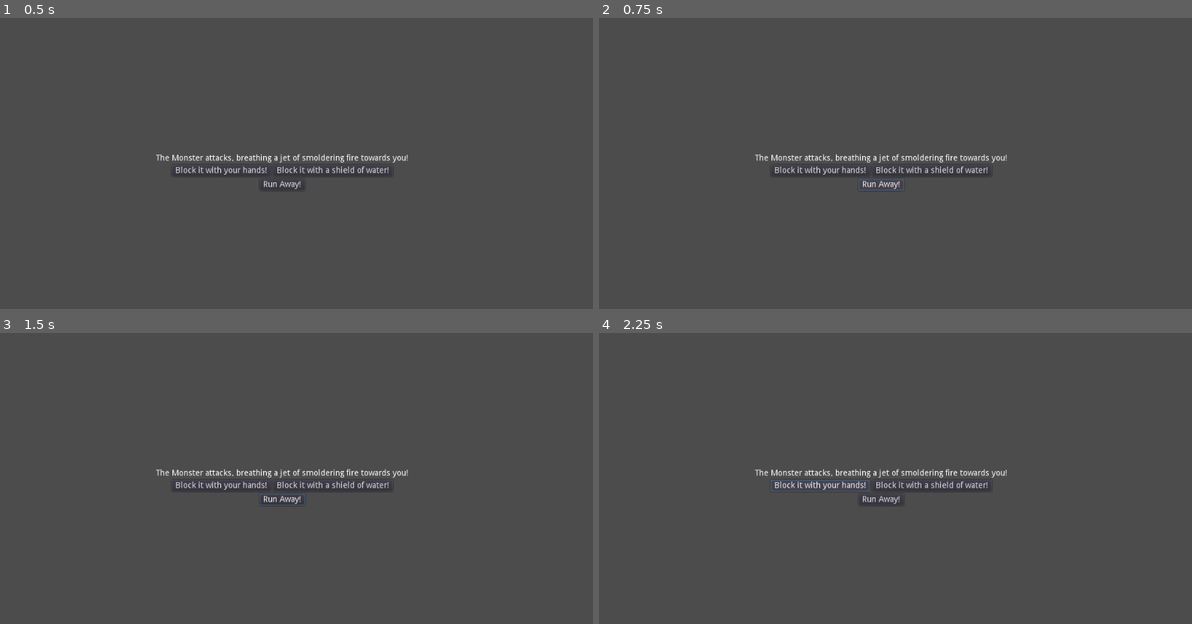
Above: before the commit, frames 1-4 (two rows, left to right).
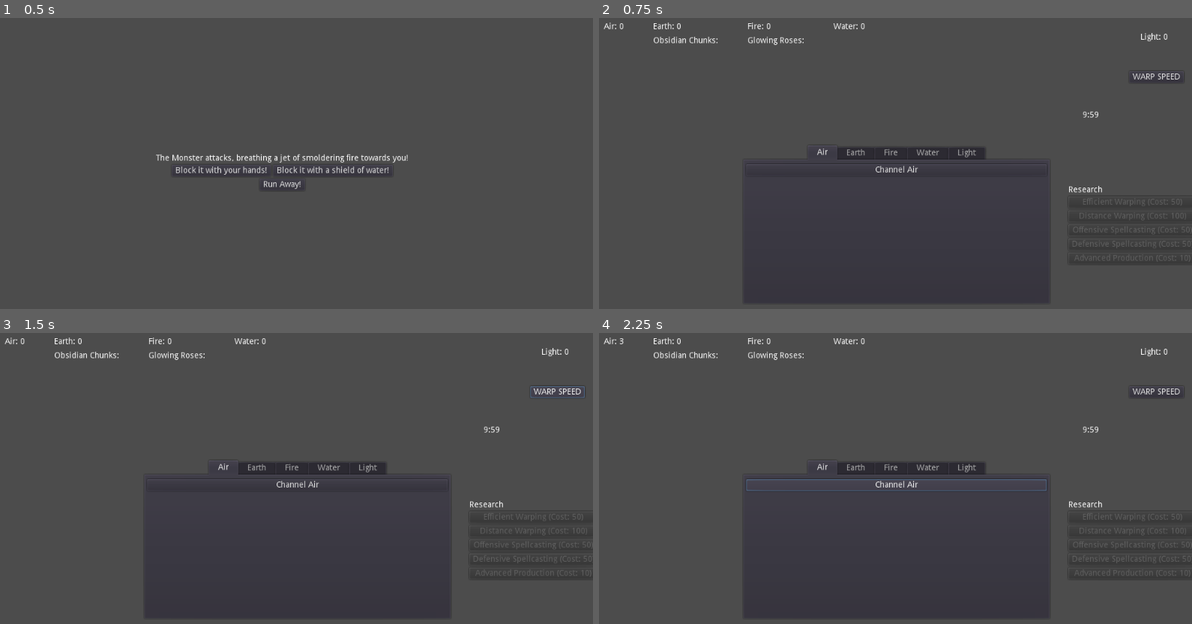
Above: after the commit, the same moments.

Repository: Kevin-Mortimer-19/Spellwarp
Game: Godot game, scene res://Scenes/MonsterFight.tscn
The game is run twice, just before and just after one commit, with the same random seed, the same clock (stepped at 60 frames per second) and the same inputs. This scene is started directly instead of the project's main scene.
Inputs (mouse positions are in pixels of both pictures, inside the frame that each line leads up to):
- Up to frame 1 (0.5 s): no input
- Up to frame 2 (0.75 s): click "Run Away!" at 0.5 s
- Up to frame 3 (1.5 s): click (557, 391) at 1.25 s, where only the run after the commit has a clickable "WARP SPEED"
- Up to frame 4 (2.25 s): click (818, 484) at 2 s, where only the run before the commit has a clickable "Block it with your hands!"

Frame 1 is identical in both runs. In frame 2, 2.6% of the frame differs, in the area x 0-98%, y 1-61%; in frame 3, 2.6%; in frame 4, 2.7%.

Commit message:
research menu and misc changes

Diff:
--- a/Scenes/Control.tscn
+++ b/Scenes/Dimension.tscn
@@ -1,14 +1,74 @@
-[gd_scene load_steps=5 format=2]
+[gd_scene load_steps=6 format=2]
 
 [ext_resource path="res://Scripts/ResourceController.gd" type="Script" id=1]
 [ext_resource path="res://Scripts/TimeLimit.gd" type="Script" id=2]
 [ext_resource path="res://Scripts/BigScript.gd" type="Script" id=3]
 [ext_resource path="res://Scripts/PassiveController.gd" type="Script" id=4]
+[ext_resource path="res://Scripts/ResearchTree.gd" type="Script" id=5]
 
 [node name="Control" type="Control"]
 anchor_right = 1.0
 anchor_bottom = 1.0
 script = ExtResource( 3 )
+
+[node name="Research" type="VBoxContainer" parent="."]
+margin_left = 812.634
+margin_top = 253.425
+margin_right = 870.634
+margin_bottom = 519.425
+alignment = 1
+script = ExtResource( 5 )
+
+[node name="Title" type="Label" parent="Research"]
+margin_top = 17.0
+margin_right = 58.0
+margin_bottom = 31.0
+text = "Research"
+
+[node name="Warp1" type="Button" parent="Research"]
+margin_top = 35.0
+margin_right = 58.0
+margin_bottom = 55.0
+
+[node name="Warp2" type="Button" parent="Research"]
+margin_top = 59.0
+margin_right = 58.0
+margin_bottom = 79.0
+
+[node name="Warp3" type="Button" parent="Research"]
+margin_top = 83.0
+margin_right = 58.0
+margin_bottom = 103.0
+
+[node name="Spell1" type="Button" parent="Research"]
+margin_top = 107.0
+margin_right = 58.0
+margin_bottom = 127.0
+
+[node name="Spell2" type="Button" parent="Research"]
+margin_top = 131.0
+margin_right = 58.0
+margin_bottom = 151.0
+
+[node name="Spell3" type="Button" parent="Research"]
+margin_top = 155.0
+margin_right = 58.0
+margin_bottom = 175.0
+
+[node name="Production1" type="Button" parent="Research"]
+margin_top = 179.0
+margin_right = 58.0
+margin_bottom = 199.0
+
+[node name="Production2" type="Button" parent="Research"]
+margin_top = 203.0
+margin_right = 58.0
+margin_bottom = 223.0
+
+[node name="Production3" type="Button" parent="Research"]
+margin_top = 227.0
+margin_right = 58.0
+margin_bottom = 247.0
 
 [node name="Elements" type="HBoxContainer" parent="."]
 anchor_right = 1.0
@@ -326,6 +386,15 @@
 margin_right = 955.0
 margin_bottom = 257.0
 
+[connection signal="pressed" from="Research/Warp1" to="Research" method="_on_warp1_pressed"]
+[connection signal="pressed" from="Research/Warp2" to="Research" method="_on_warp2_pressed"]
+[connection signal="pressed" from="Research/Warp3" to="Research" method="_on_warp3_pressed"]
+[connection signal="pressed" from="Research/Spell1" to="Research" method="_on_spell1_pressed"]
+[connection signal="pressed" from="Research/Spell2" to="Research" method="_on_spell2_pressed"]
+[connection signal="pressed" from="Research/Spell3" to="Research" method="_on_spell3_pressed"]
+[connection signal="pressed" from="Research/Production1" to="Research" method="_on_prod1_pressed"]
+[connection signal="pressed" from="Research/Production2" to="Research" method="_on_prod2_pressed"]
+[connection signal="pressed" from="Research/Production3" to="Research" method="_on_prod3_pressed"]
 [connection signal="pressed" from="TabContainer/Air/Button1" to="." method="_on_air_button_pressed"]
 [connection signal="pressed" from="TabContainer/Air/Gather" to="Resource_Controller" method="_on_air_sub_gather_button_pressed"]
 [connection signal="pressed" from="TabContainer/Air/Passive1" to="PassiveController" method="_on_air_passive1_pressed"]
--- a/Scenes/MonsterFight.tscn
+++ b/Scenes/MonsterFight.tscn
@@ -1,4 +1,6 @@
-[gd_scene format=2]
+[gd_scene load_steps=2 format=2]
+
+[ext_resource path="res://Scripts/MidBattleWarp.gd" type="Script" id=1]
 
 [node name="Control" type="Control"]
 anchor_right = 1.0
@@ -49,3 +51,6 @@
 margin_right = 464.0
 margin_bottom = 20.0
 text = "Run Away!"
+script = ExtResource( 1 )
+
+[connection signal="pressed" from="VBoxContainer/HBoxContainer2/WarpButton" to="VBoxContainer/HBoxContainer2/WarpButton" method="_on_warp_pressed"]
--- a/Scripts/BigScript.gd
+++ b/Scripts/BigScript.gd
@@ -70,6 +70,8 @@
 			return fire_count
 		list.RES.WATER, list.RES.SUBWATER:
 			return water_count
+		list.RES.LIGHT:
+			return light_count
 
 func get_affinity(element):
 	match element:
@@ -123,5 +125,7 @@
 
 func _on_warp_button_pressed():
 	Time_Until_End.reset()
-	print("Warp!")
 	new_dimension()
+
+func _on_warp2_pressed():
+	pass # Replace with function body.
--- /dev/null
+++ b/Scripts/MidBattleWarp.gd
@@ -0,0 +1,4 @@
+extends Button
+
+func _on_warp_pressed():
+	get_tree().change_scene("res://Scenes/Dimension.tscn")
--- /dev/null
+++ b/Scripts/ResearchDB.gd
@@ -0,0 +1,49 @@
+extends Node
+
+# Keep elemental energy on warp
+var warp_flag1: bool = false
+# Each new dimension has 5 extra minutes
+var warp_flag2: bool = false
+# New dimensions have 3 resources
+var warp_flag3: bool = false
+
+# Learn defensive spells
+var spell_flag1: bool = false
+# Learn offensive spells
+var spell_flag2: bool = false
+# Spells cast in boss fight cost half as much
+var spell_flag3: bool = false
+
+# Unlocks advanced buildings
+var prod_flag1: bool = false
+# Efficient gremlins (half the time for output)
+var prod_flag2: bool = false
+# Efficient buildings (twice the output)
+var prod_flag3: bool = false
+
+func warp_1():
+	return warp_flag1
+
+func warp_2():
+	return warp_flag2
+
+func warp_3():
+	return warp_flag3
+
+func spell_1():
+	return spell_flag1
+
+func spell_2():
+	return spell_flag2
+
+func spell_3():
+	return spell_flag3
+
+func prod_1():
+	return prod_flag1
+
+func prod_2():
+	return prod_flag2
+
+func prod_3():
+	return prod_flag3
--- /dev/null
+++ b/Scripts/ResearchOption.gd
@@ -0,0 +1,50 @@
+class_name ResearchOption extends Node
+
+# The cost of the research option
+var cost: int = 1
+# Whether or not the research option is already owned (all options by default are not)
+var bought: bool = false
+# The resource creator's name
+var r_name: String
+# The button clicked to buy the research option
+var button: Button
+# Prerequisites (if any) before option can be purchased (if no prereqs, set both to null)
+var prereq1: ResearchOption
+var prereq2: ResearchOption
+
+func _init(n, c, b, p1, p2):
+	r_name = n
+	cost = c
+	button = b
+	prereq1 = p1
+	prereq2 = p2
+	bought = false
+
+func get_cost() -> int:
+	return cost
+
+func set_cost(c):
+	cost = c
+
+func get_button() -> Button:
+	return button
+
+func get_name() -> String:
+	return r_name
+
+func available() -> bool:
+	if prereq1 == null:
+		return true
+	elif prereq1.owned() && prereq2 == null:
+		return true
+	elif prereq1.owned() && prereq2.owned():
+		return true
+	else:
+		return false
+
+func owned() -> bool:
+	return bought
+
+func buy() -> int:
+	bought = true
+	return cost
--- /dev/null
+++ b/Scripts/ResearchTree.gd
@@ -0,0 +1,97 @@
+extends VBoxContainer
+
+var research_option = load("res://Scripts/ResearchOption.gd")
+
+onready var main = get_node("..")
+
+onready var warp1_b = $Warp1
+onready var warp2_b = $Warp2
+onready var warp3_b = $Warp3
+
+onready var spell1_b = $Spell1
+onready var spell2_b = $Spell2
+onready var spell3_b = $Spell3
+
+onready var prod1_b = $Production1
+onready var prod2_b = $Production2
+onready var prod3_b = $Production3
+
+var warp1: ResearchOption
+var warp2: ResearchOption
+var warp3: ResearchOption
+
+var spell1: ResearchOption
+var spell2: ResearchOption
+var spell3: ResearchOption
+
+var prod1: ResearchOption
+var prod2: ResearchOption
+var prod3: ResearchOption
+
+
+var options = []
+
+func _ready():
+	warp1 = research_option.new("Efficient Warping", 50, warp1_b, null, null)
+	warp2 = research_option.new("Distance Warping", 100, warp2_b, null, null)
+	warp3 = research_option.new("Prosperous Warping", 100, warp3_b, warp1, warp2)
+
+	spell1 = research_option.new("Offensive Spellcasting", 50, spell1_b, null, null)
+	spell2 = research_option.new("Defensive Spellcasting", 50, spell2_b, null, null)
+	spell3 = research_option.new("Efficient Spellcasting", 200, spell3_b, spell1, spell2)
+
+	prod1 = research_option.new("Advanced Production", 10, prod1_b, null, null)
+	prod2 = research_option.new("Speedy Gremlins", 100, prod2_b, prod1, null)
+	prod3 = research_option.new("Powerful Extractors", 100, prod3_b, prod1, null)
+
+	options.append(warp1)
+	options.append(warp2)
+	options.append(warp3)
+	options.append(spell1)
+	options.append(spell2)
+	options.append(spell3)
+	options.append(prod1)
+	options.append(prod2)
+	options.append(prod3)
+
+	var template = "%s (Cost: %s)"
+	for o in options:
+		o.get_button().set_text(template % [o.get_name(), o.get_cost()])
+
+func _process(delta):
+	for o in options:
+		o.get_button().disabled = main.get_element(ResourceList.RES.LIGHT) < o.get_cost()
+		o.get_button().visible = !o.owned() && o.available()
+
+func _on_warp1_pressed():
+	buy_research(warp1)
+
+func _on_warp2_pressed():
+	buy_research(warp2)
+
+func _on_warp3_pressed():
+	buy_research(warp3)
+
+func _on_spell1_pressed():
+	buy_research(spell1)
+
+func _on_spell2_pressed():
+	buy_research(spell2)
+
+func _on_spell3_pressed():
+	buy_research(spell3)
+
+func _on_prod1_pressed():
+	buy_research(prod1)
+
+func _on_prod2_pressed():
+	buy_research(prod2)
+
+func _on_prod3_pressed():
+	buy_research(prod3)
+
+func buy_research(option):
+	main.add_element(-1 * option.buy(), ResourceList.RES.LIGHT)
+
+func save_research():
+	pass
--- a/Scripts/StoredEnergy.gd
+++ b/Scripts/StoredEnergy.gd
@@ -1,10 +1,10 @@
 class_name Stored_Energy extends Node
 
-var air: int
-var earth: int
-var fire: int
-var water: int
-var light: int
+var air: int = 0
+var earth: int = 0
+var fire: int = 0
+var water: int = 0
+var light: int = 0
 
 func update(a, e, f, w, l):
 	air = a
--- a/project.godot
+++ b/project.godot
@@ -15,6 +15,11 @@
 "path": "res://Scripts/Dimension.gd"
 }, {
 "base": "Node",
+"class": "ResearchOption",
+"language": "GDScript",
+"path": "res://Scripts/ResearchOption.gd"
+}, {
+"base": "Node",
 "class": "ResourceCreator",
 "language": "GDScript",
 "path": "res://Scripts/ResourceCreator.gd"
@@ -26,6 +31,7 @@
 } ]
 _global_script_class_icons={
 "Dimension": "",
+"ResearchOption": "",
 "ResourceCreator": "",
 "Stored_Energy": ""
 }
@@ -33,7 +39,7 @@
 [application]
 
 config/name="clicker jam"
-run/main_scene="res://Scenes/Control.tscn"
+run/main_scene="res://Scenes/Dimension.tscn"
 config/icon="res://icon.png"
 
 [autoload]
@@ -41,6 +47,7 @@
 ResourceList="*res://Scripts/ResourceList.gd"
 SoundPlayer="*res://Scenes/SoundPlayer.tscn"
 StoredEnergy="*res://Scripts/StoredEnergy.gd"
+ResearchDB="*res://Scripts/ResearchDB.gd"
 
 [rendering]
 
